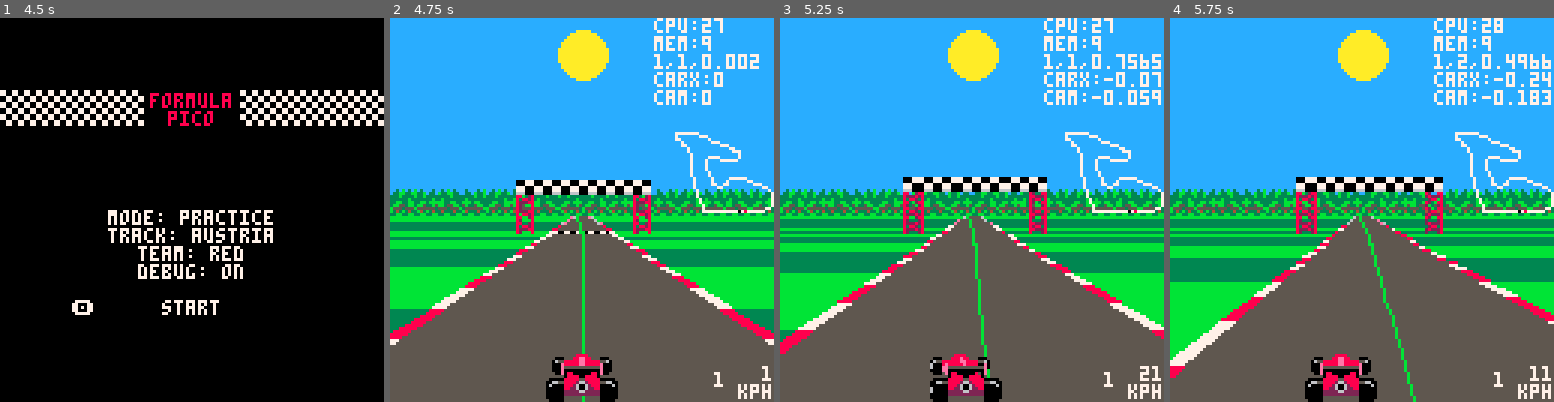
Above: before the commit, frames 1-4 (left to right).
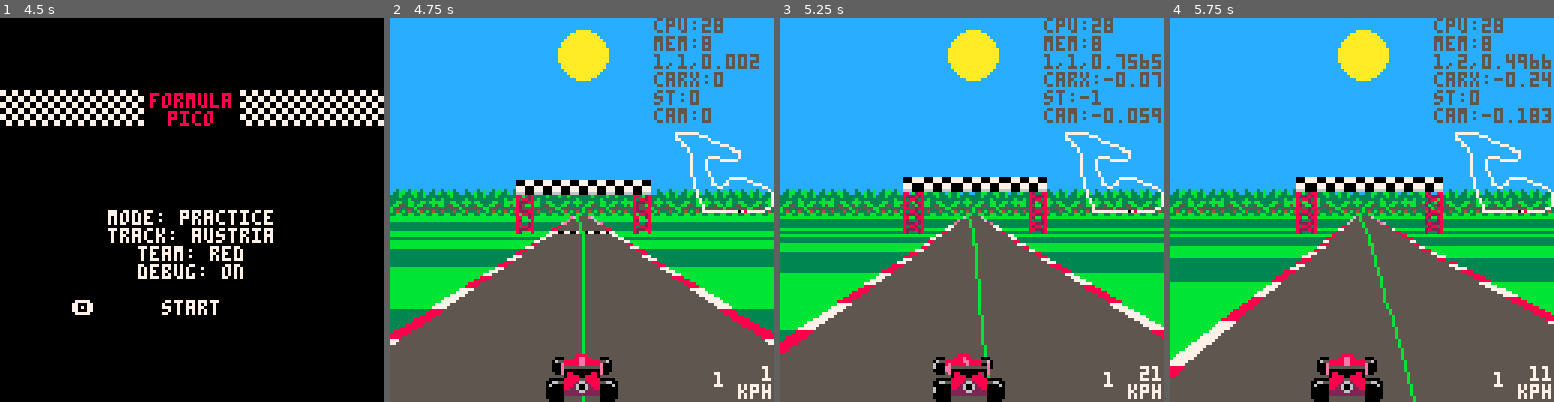
Above: after the commit, the same moments.

Repository: Joeltronics/formula_pico
Game: PICO-8 cartridge formula_pico.p8
The game is run twice, just before and just after one commit, with the same random seed, the same clock (stepped at 60 frames per second) and the same inputs.
Inputs:
- Up to frame 1 (4.5 s): tap X (X key) at 0.33, 1.07, 1.85, 2.97, 4.08 s; tap O (Z key) at 0.7, 1.7, 2.1, 2.5, 2.9, 3.3, 3.7, 4.1 s; hold Right 1.6-2.1 s; hold Up 2.15-2.42 s; hold Right 2.47-3.03 s; hold Left 3.08-3.58 s; hold Down 3.63-3.97 s; hold Right from 4.02 s (still down)
- Up to frame 2 (4.75 s): tap O (Z key) at 4.5 s; release Right at 4.68 s; hold Up from 4.73 s (still down)
- Up to frame 3 (5.25 s): tap O (Z key) at 4.9 s; release Up at 5.03 s; hold Left from 5.08 s (still down); tap X (X key) at 5.2 s
- Up to frame 4 (5.75 s): tap O (Z key) at 5.3, 5.7 s; release Left at 5.68 s; hold Down from 5.73 s (still down)

Frame 1 is identical in both runs. In frame 2, 2.0% of the frame differs, in the area x 68-97%, y 0-28%; in frame 3, 3.4%; in frame 4, 3.9%, in the area x 35-100%, y 0-100%.

Commit message:
Consolidate functions for drawing player car and other cars
* Includes some other drawing bug fixes

Diff:
--- a/drawing.lua
+++ b/drawing.lua
@@ -208,27 +208,43 @@
 		img=bg.img,
 		palette=bg.palette,
 		palt=bg.palt,
-		flip_x=(side > 0 and bg.flip_r),
+		flip_x=(bg.flip or side > 0 and bg.flip_r),
 		clp={clp[1],clp[2],clp[3],clp[4]}
 	})
 end
 
 function add_car_sprite(sprite_list, car, seg, x, y, scale, clp)
-	-- TODO: use car.sprite_turn (as well as dx value) to draw correct sprite
-	-- FIXME: there's a ton of judder with these!
-	local subseg = car.subseg
+
+	-- TODO: may want to offset drawing location by 1 pixel in some cases?
+	-- TODO: use track x value to add extra turn? (i.e. cars ahead after a corner)
+
+	local car_abs_x = abs(car.x)
+
+	if car.speed > 0 then
+		if car_abs_x >= road[car.section_idx].wall then
+			-- Touching wall
+			-- TODO: add smoke, or other indicator of scraping
+		end
+
+		if car_abs_x >= 1 then
+			-- On grass; bumpy
+			y -= flr(rnd(2))
+			-- TODO: add "flinging grass" sprite
+		end
+	end
+
 	add_bg_sprite(
 		sprite_list, sumct, seg,
 		{
-			img={0, 0, 24, 16},
-			siz={0.75,0.5},
+			img={
+				24 * ceil(abs(min(car.sprite_turn, 4))),
+				0, 24, 16},
+			siz={0.75, 0.5},
 			palt=11,
 			palette=car.palette,
+			flip=car.sprite_turn < 0,
 		},
-		0,
-		x, y, scale,
-		clp)
-
+		0, x, y, scale, clp)
 end
 
 function draw_bg_sprite(s)
@@ -255,6 +271,8 @@
 
 	if (s.palette) pal()
 	if (s.palt) palt()
+	-- pal()
+	-- palt()
 end
 
 function draw_road()
@@ -334,14 +352,13 @@
 			add_bg_sprite(sp, sumct, seg, section.bgc,  0, x2, y2, scale2, clp)
 			add_bg_sprite(sp, sumct, seg, section.bgr,  1, x2, y2, scale2, clp)
 
+			-- Iterate in reverse order of car positions, in order to prevent Z-order problems
 			-- TODO: optimize this, don't need to iterate all cars every segment
-			-- FIXME: z-order problems:
-			--    - cars in same segment can end up in wrong order
-			--    - we don't use this for player car sprite, so it's always drawn on top
-			for car_idx = 2, #cars do
-				local car = cars[car_idx]
+			-- FIXME: there still could be z-order problems if 1 car is lapped
+			for pos = #car_positions,1,-1 do
+				local car = cars[car_positions[pos]]
 				if car.section_idx == sect and car.segment_idx == seg then
-					local car_x = x_prev + car.x + car.subseg * xd
+					local car_x = x_prev + road.track_width*car.x + car.subseg * xd
 					local car_y = y_prev + car.subseg * yd
 					local car_z = z_prev + car.subseg * zd
 					local this_car_screen_x, this_car_screen_y, this_car_scale = project(car_x, car_y, car_z)
@@ -461,79 +478,22 @@
 	print(cars[1].gear)
 end
 
-function draw_car()
-
-	if (cars[1].palette) pal(cars[1].palette, 0)
-	palt(0, false)
-	palt(11, true)
-
-	local car_x = cars[1].x
-	local speed = cars[1].speed
-
-	local x, y, scale = project(car_x, cam_dy, cam_dz)
-
-	-- TODO: extra sprites for braking or on grass
-
-	if speed > 0 then
-		if abs(car_x) >= road[cars[1].section_idx].wall then
-			-- Touching wall
-			-- TODO: add smoke, or other indicator of scraping
-		end
-
-		if abs(car_x) >= 1 then
-			-- On grass; bumpy
-			y -= flr(rnd(2))
-			-- TODO: add "flinging grass" sprite
-		end
-	end
-
-	-- DEBUG
-	local use_scale = false
-	-- local use_scale = (scale ~= 32)
-
-	local car_sprite_turn = cars[1].sprite_turn
-
-	if use_scale then
-		camera()
-		local size = scale * 24 / 32
-		sspr(0, 0, 24, 16, x - size/2, y - size, size, size)
-	else
-		-- Car sprite is 24x16, x & y define bottom center
-		camera(-x + 12, -y + 16)
-		local flip = car_sprite_turn < 0
-		if abs(car_sprite_turn) > 2 then
-			spr(9, 0, 0, 3, 2, flip)
-		elseif abs(car_sprite_turn) > 1 then
-			spr(6, 0, 0, 3, 2, flip)
-		elseif car_sprite_turn ~= 0 then
-			spr(3, 0, 0, 3, 2, flip)
-		else
-			spr(0, 0, 0, 3, 2)
-		end
-		camera()
-	end
-
-	pal()
-	palt()
-end
-
 function draw_cpu_only_overlay()
-	cursor(100, 0, 7)
-	local cpu = round(stat(1) * 100)
-	print("cpu:" .. cpu)
+	cursor(100, 0, 5)
+	print("cpu:" .. round(stat(1) * 100))
 end
 
 function draw_debug_overlay()
-	local section = road[cars[1].section_idx]
-	local cpu = round(stat(1) * 100)
-	local mem = round(stat(0) * 100 / 2048)
-	local car_x = cars[1].x
-
-	cursor(88, 0, 7)
-	print("cpu:" .. cpu)
-	print("mem:" .. mem)
+
+	-- local section = road[cars[1].section_idx]
+
+	cursor(88, 0, 5)
+	print("cpu:" .. round(stat(1) * 100))
+	print("mem:" .. round(stat(0) * 100 / 2048))
 	print(cars[1].section_idx .. "," .. cars[1].segment_idx .. ',' .. cars[1].subseg)
-	print('carx:' .. car_x)
+	print('carx:' .. cars[1].x)
+
+	print('st:' .. cars[1].sprite_turn)
 
 	if cam_dy ~= 2 or cam_dz ~= 2 then
 		print('cam:' .. cam_x .. ',' .. cam_dy .. ',' .. cam_dz)
--- a/formula_pico.p8
+++ b/formula_pico.p8
@@ -32,7 +32,6 @@
 	if road then
 		draw_bg()
 		draw_road()
-		draw_car()
 		draw_minimap()
 		draw_hud()
 		if debug then
